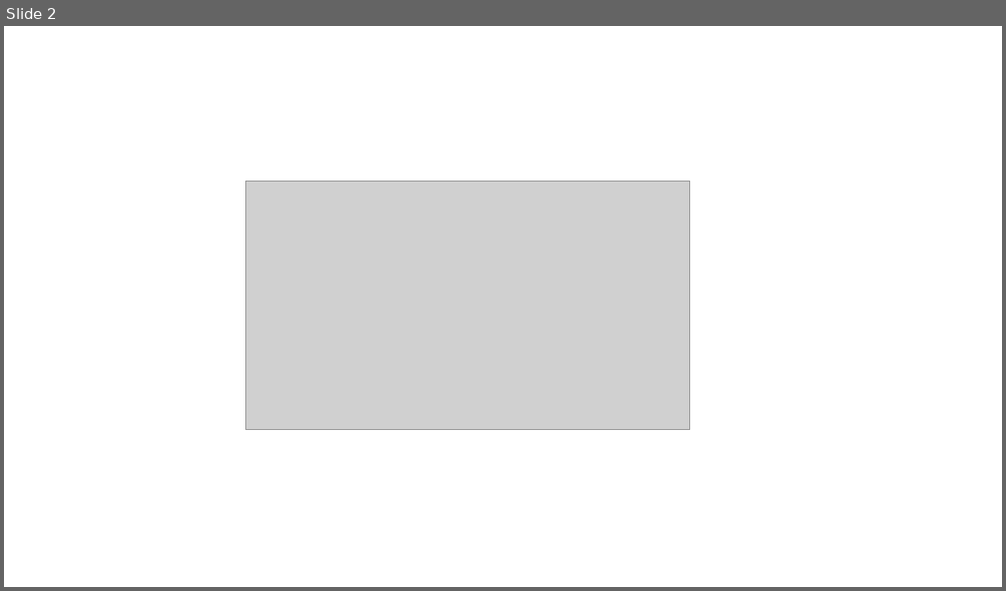
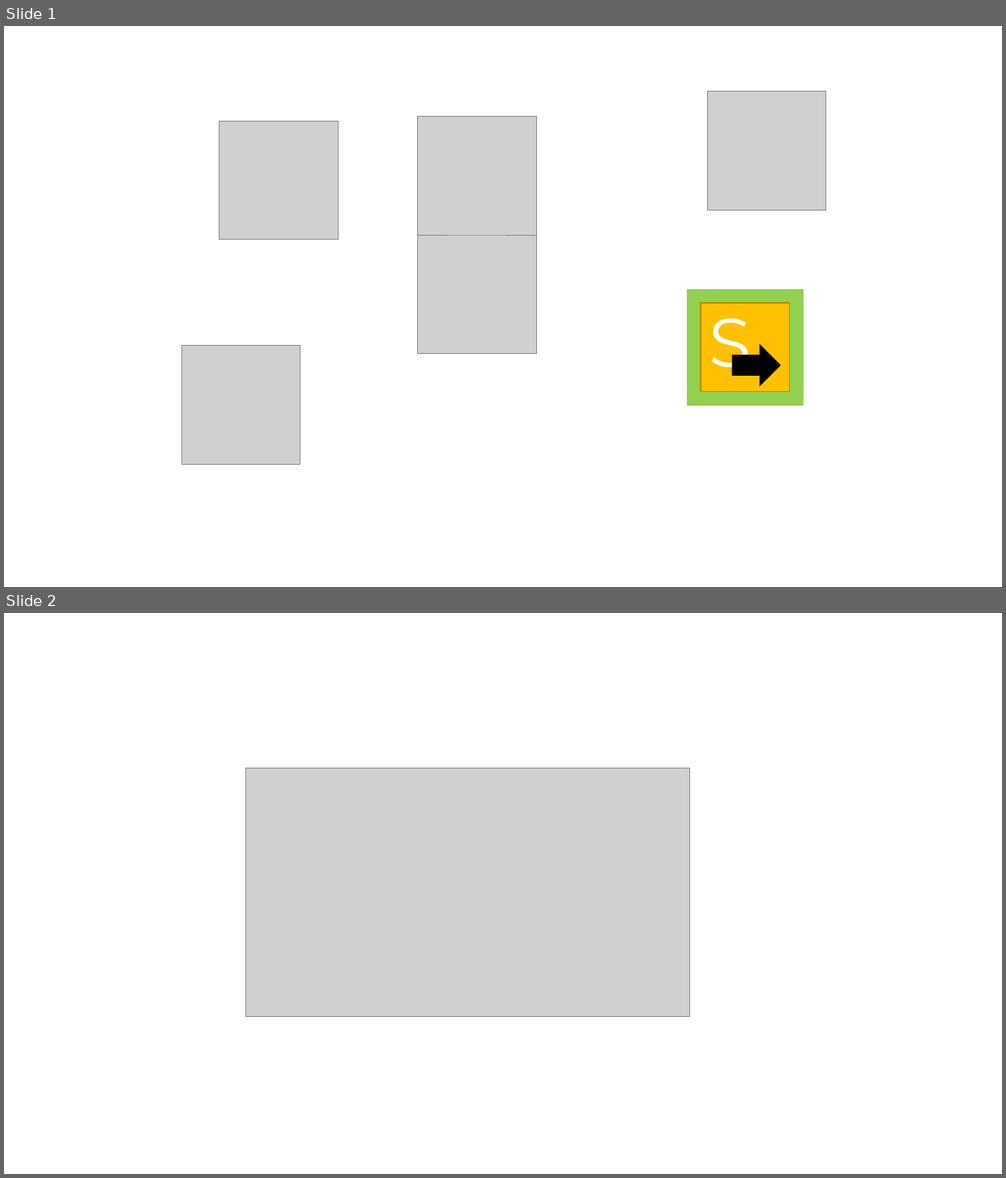
Before and after one commit to ljdyer/selection2doc, a slide deck: Chrome/private/icon.pptx. Shown one above the other, each under a label of ours: slide 2 before the commit, slides 1 and 2 after it. The pictures are 1006x591 and 1006x1178 pixels, drawn with LibreOffice and Linux fonts; fonts in the diff are those of the drawing; grey boxes stand for pictures. Boxes give left, top, right and bottom in pixels: in the first picture for what was removed or moved away, otherwise in the second. Text is boxed around its words. In the diff, an @@ line names an element or a change of style, - is before the commit and + after.

```diff
--- a/Chrome/private/icon.pptx
+++ b/Chrome/private/icon.pptx
@@ slide 1 added at [4, 26, 1002, 587], background #FFFFFF @@
@@ picture added at [708, 91, 826, 209] @@
@@ picture added at [219, 121, 338, 240] @@
@@ picture added at [418, 117, 537, 236] @@
@@ picture added at [418, 235, 537, 354] @@
@@ rectangle added at [686, 288, 803, 407], fill #92D050, outline #FFFFFF 1 pt @@
@@ rectangle added at [701, 303, 790, 391], fill #FFC000, outline #BD8E00 1 pt @@
@@ text added at [709, 301, 751, 376], 66 pt, text #FFFFFF @@
+S
@@ picture added at [181, 346, 300, 465] @@
@@ right arrow added at [732, 346, 780, 386], fill #000000, outline #000000 1 pt @@
```
Also in this commit, not shown: 1 slide removed, 14 other files.
